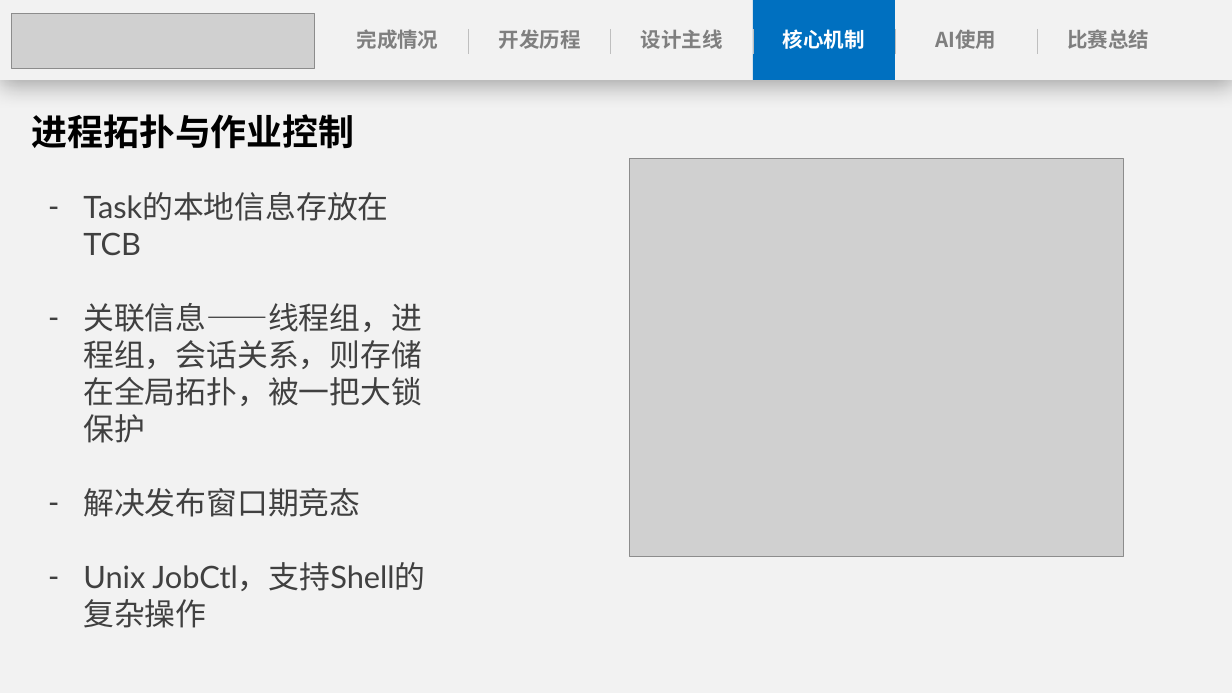
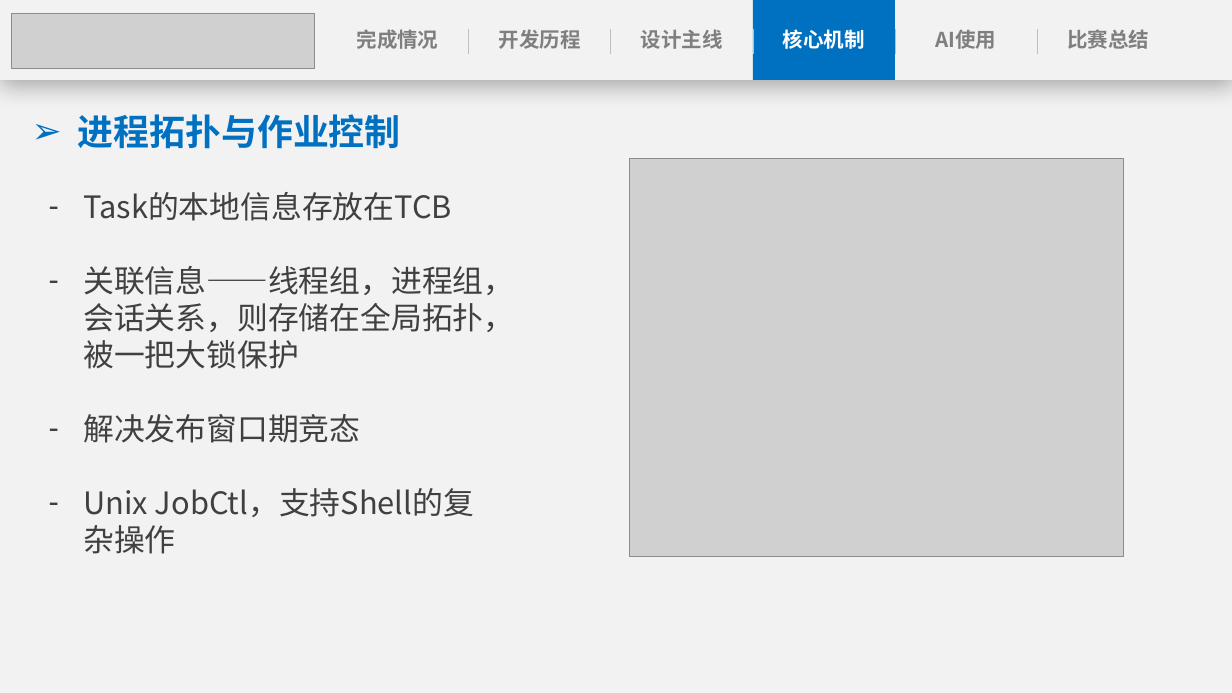
Before and after one commit to anemone-os/anemone, a slide deck: slide 15 of report/ppt/Anemone决赛演示文稿.pptx (slide 14 before the commit). Drawn at 1232x693 pixels with LibreOffice and Linux fonts; fonts in the diff are those of the drawing; grey boxes stand for pictures. Boxes give left, top, right and bottom in pixels: in the first picture for what was removed or moved away, otherwise in the second. Text is boxed around its words. In the diff, an @@ line names an element or a change of style, - is before the commit and + after.

```diff
--- a/report/ppt/Anemone决赛演示文稿.pptx
+++ b/report/ppt/Anemone决赛演示文稿.pptx
@@ text "进程拓扑与作业控制" at (78,114,401,149): text colour #000000 to #0070C0; bullet none to ➢ @@
@@ text "Task的本地信息存放在TCB" at (83,192,514,517): font Lato to Noto Sans CJK SC @@
```
Also in this commit, not shown: 25 other slides changed.
